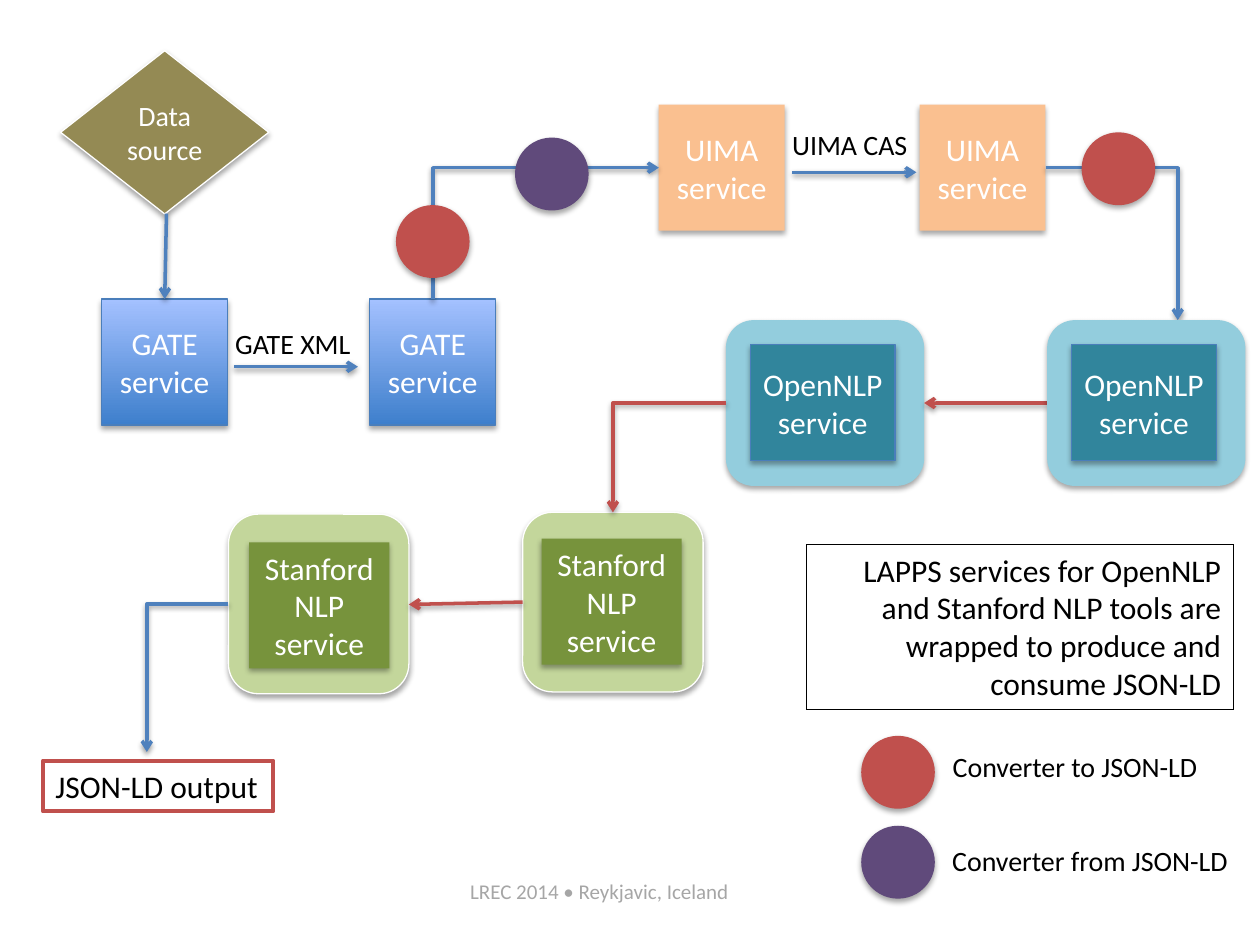
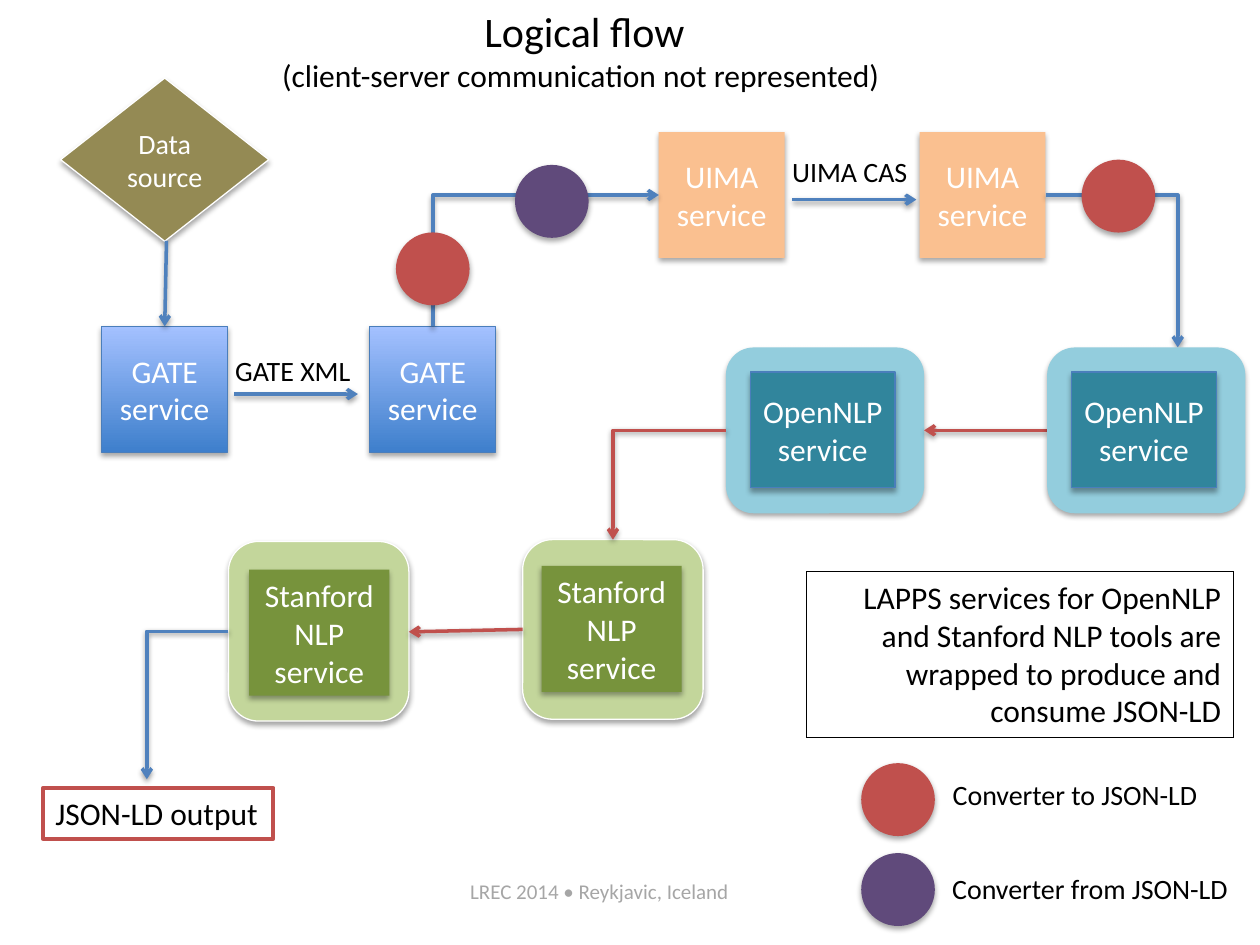
Before and after one commit to chunqishi/lrec2014_part2, a slide deck: slide 23 of lapps-tutorial-intro-lrec2014.pptx (slide 26 before the commit). Drawn at 1260x945 pixels with LibreOffice and Linux fonts; fonts in the diff are those of the drawing. Boxes give left, top, right and bottom in pixels: in the first picture for what was removed or moved away, otherwise in the second. Text is boxed around its words. In the diff, an @@ line names an element or a change of style, - is before the commit and + after.

```diff
--- a/lapps-tutorial-intro-lrec2014.pptx
+++ b/lapps-tutorial-intro-lrec2014.pptx
@@ text added at [282,17,879,92], 18 pt, text #000000 @@
+Logical flow
+(client-server communication not represented)
@@ 8 rectangles, 3 arrows, 3 elbow arrows, 1 rounded rectangle, 1 ellipse: place and size @@
-8 rectangles, 3 arrows, 3 elbow arrows, 1 rounded rectangle, 1 ellipse at [43,105,1217,811]
+8 rectangles, 3 arrows, 3 elbow arrows, 1 rounded rectangle, 1 ellipse at [43,132,1217,838]
@@ 4 texts, 4 ellipses, 3 rounded rectangles, 2 rectangles, 2 arrows, 1 diamond, 1 elbow arrow: place and size @@
-4 texts, 4 ellipses, 3 rounded rectangles, 2 rectangles, 2 arrows, 1 diamond, 1 elbow arrow at [60,50,1245,898]
+4 texts, 4 ellipses, 3 rounded rectangles, 2 rectangles, 2 arrows, 1 diamond, 1 elbow arrow at [60,78,1245,926]
```
Also in this commit, not shown: 7 other slides changed, 2 slides added, 5 slides removed.
